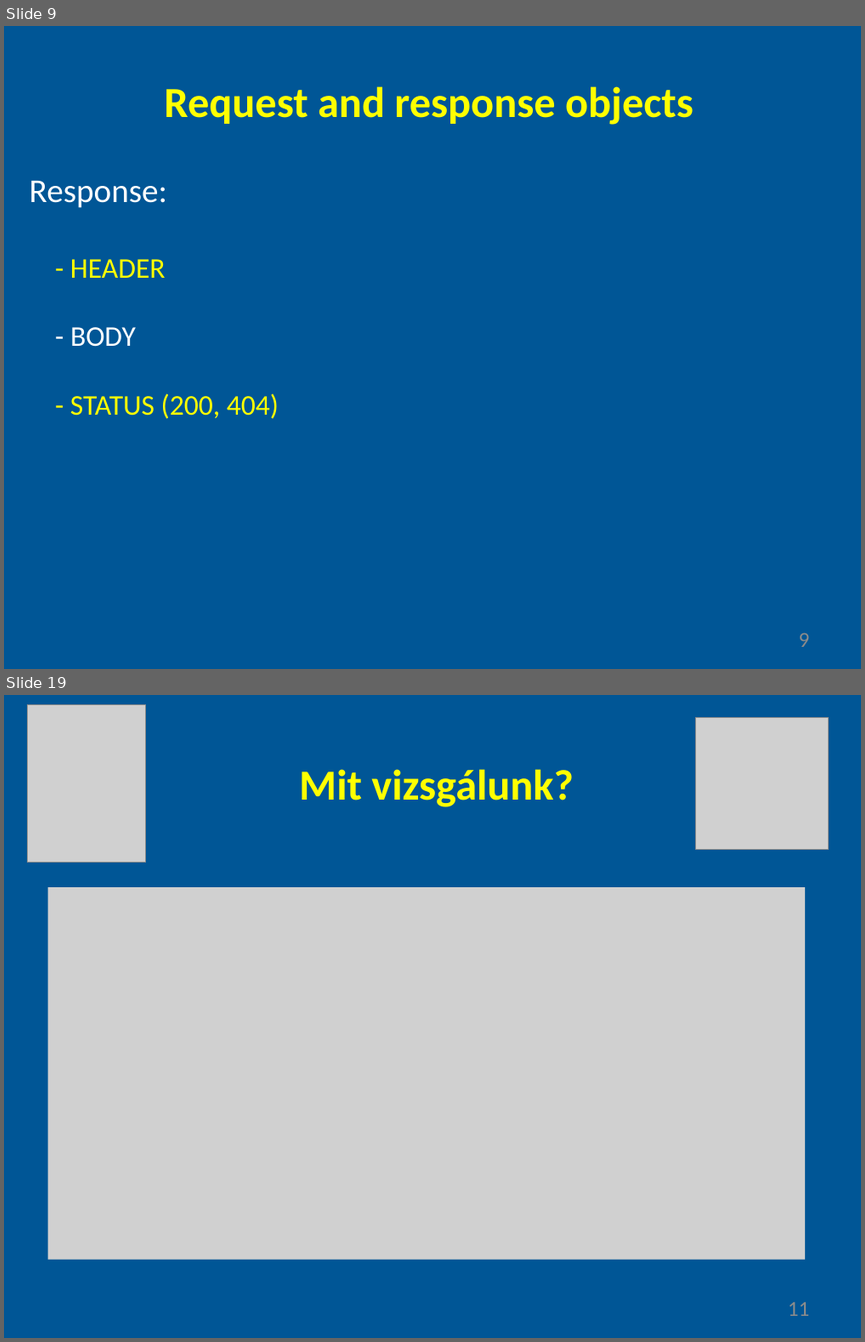
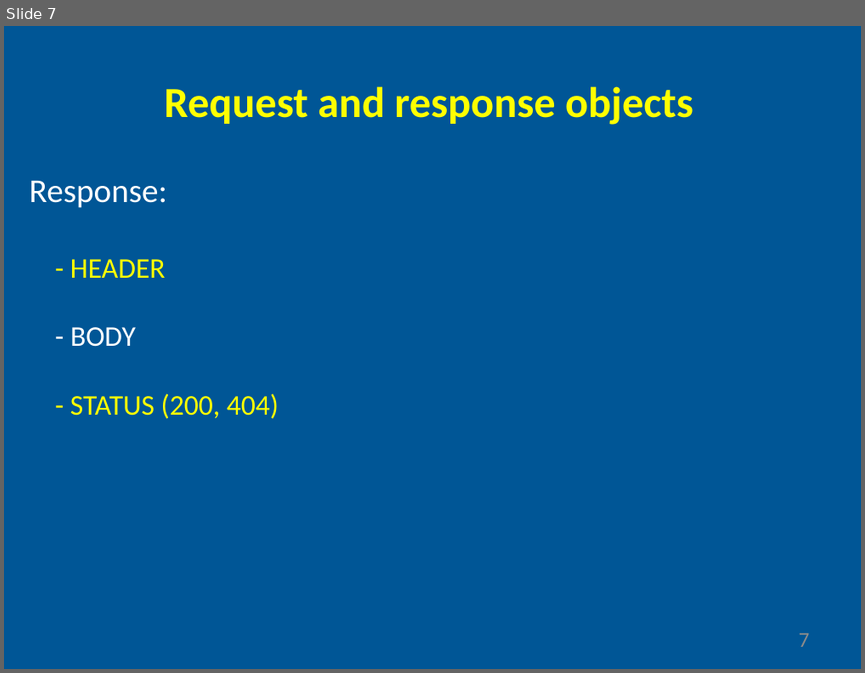
Before and after one commit to gyoryakos/presentations, a slide deck: nodejs.pptx. Shown one above the other, each under a label of ours: slides 9 and 19 before the commit, slide 7 after it; the slides between them are not shown. The pictures are 865x1342 and 865x673 pixels, drawn with LibreOffice and Linux fonts; fonts in the diff are those of the drawing; grey boxes stand for pictures. Boxes give left, top, right and bottom in pixels: in the first picture for what was removed or moved away, otherwise in the second. Text is boxed around its words. In the diff, an @@ line names an element or a change of style, - is before the commit and + after.

```diff
--- a/nodejs.pptx
+++ b/nodejs.pptx
@@ slide 19 removed at (x1=4, y1=695, x2=861, y2=1338), background #005696 @@
@@ picture removed at (x1=28, y1=704, x2=146, y2=862) @@
@@ picture removed at (x1=695, y1=717, x2=828, y2=850) @@
@@ text removed at (x1=299, y1=769, x2=574, y2=807) @@
-Mit vizsgálunk?
@@ picture removed at (x1=47, y1=887, x2=805, y2=1259) @@
@@ text removed at (x1=788, y1=1302, x2=810, y2=1315) @@
-11
@@ what was slide 9 is now slide 7 @@
@@ page number at (x1=799, y1=633, x2=810, y2=646): text changed @@
-9
+7
```
Also in this commit, not shown: 1 slide changed, 1 slide added, 49 other slides removed.
